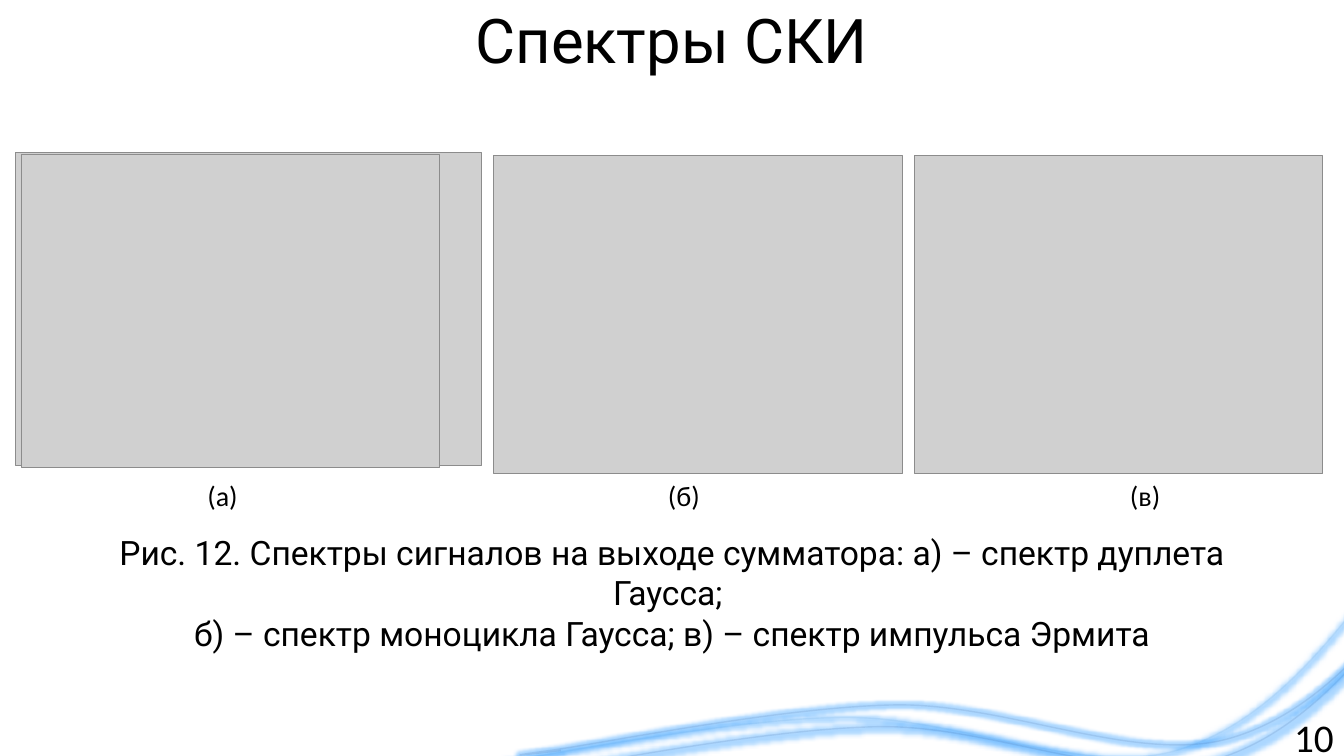
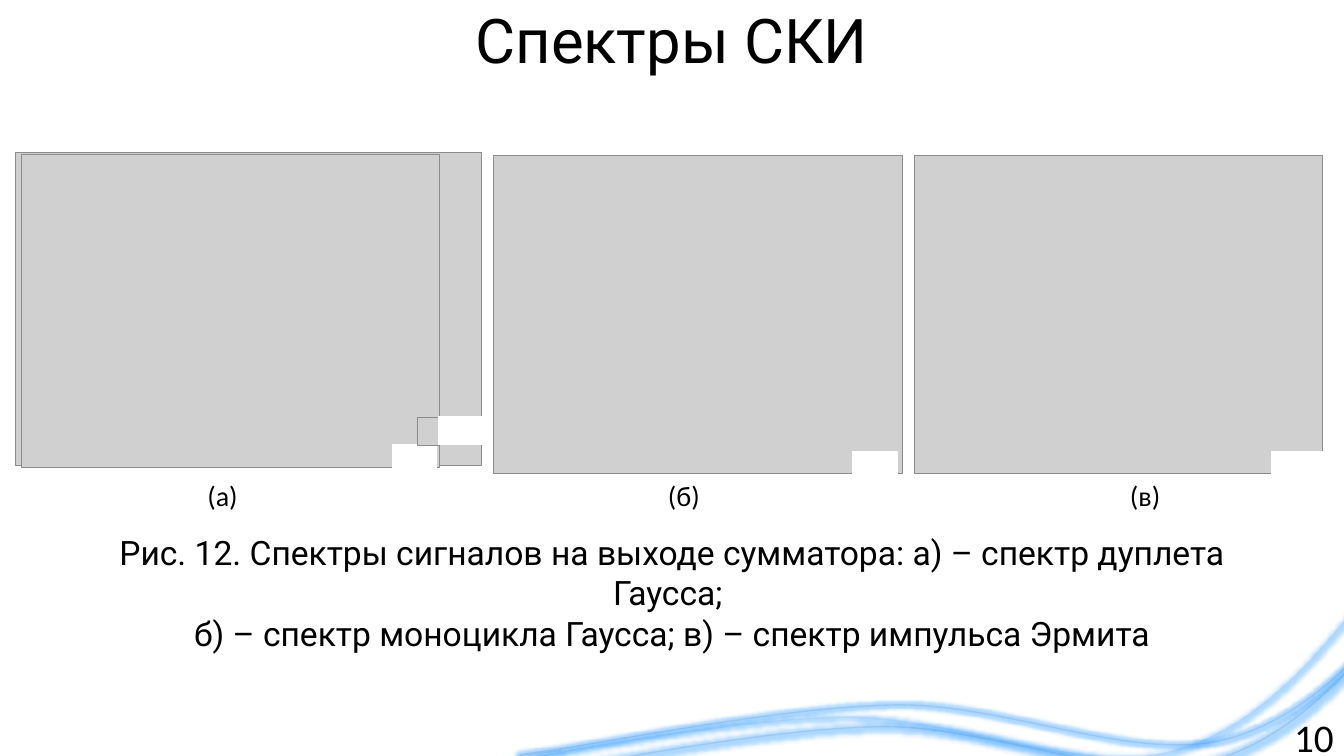
Before and after one commit to liveinscarlet/Study, a slide deck: slide 10 of Диссертация и предзащита/Презентация для предзащиты.pptx. Drawn at 1344x756 pixels with LibreOffice and Linux fonts; fonts in the diff are those of the drawing; grey boxes stand for pictures; background and template pictures are left out. Boxes give left, top, right and bottom in pixels: in the first picture for what was removed or moved away, otherwise in the second. Text is boxed around its words. In the diff, an @@ line names an element or a change of style, - is before the commit and + after.

```diff
--- a/Диссертация и предзащита/Презентация для предзащиты.pptx
+++ b/Диссертация и предзащита/Презентация для предзащиты.pptx
@@ picture added at (417, 418, 440, 446) @@
@@ rectangle added at (439, 416, 483, 445), fill #FFFFFF, outline #FFFFFF 1 pt @@
@@ rectangle added at (393, 446, 438, 474), fill #FFFFFF, outline #FFFFFF 1 pt @@
@@ rectangle added at (853, 452, 897, 480), fill #FFFFFF, outline #FFFFFF 1 pt @@
@@ rectangle added at (1271, 452, 1323, 480), fill #FFFFFF, outline #FFFFFF 1 pt @@
```
Also in this commit, not shown: 2 other slides changed, 7 other files.
